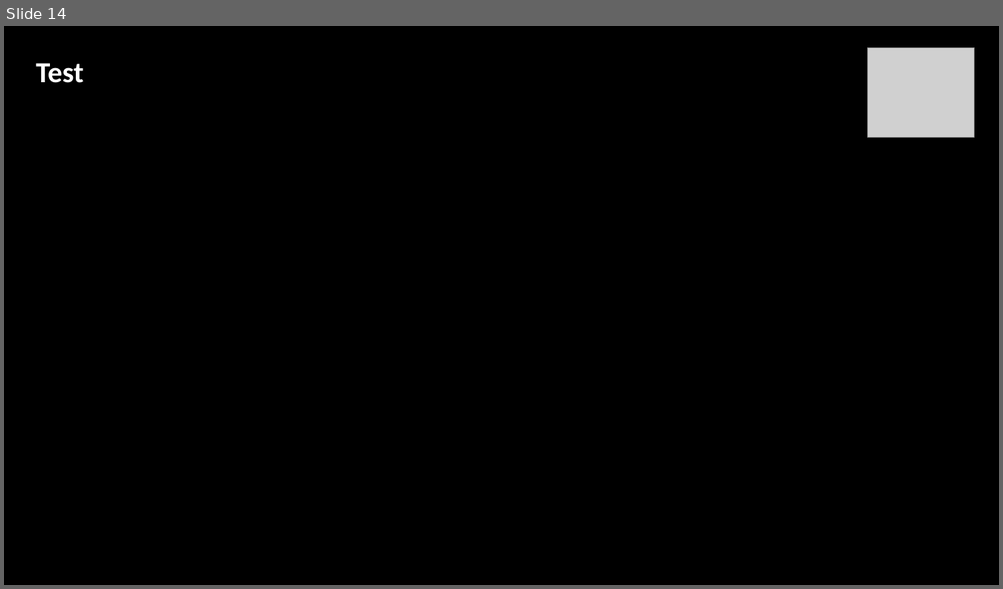
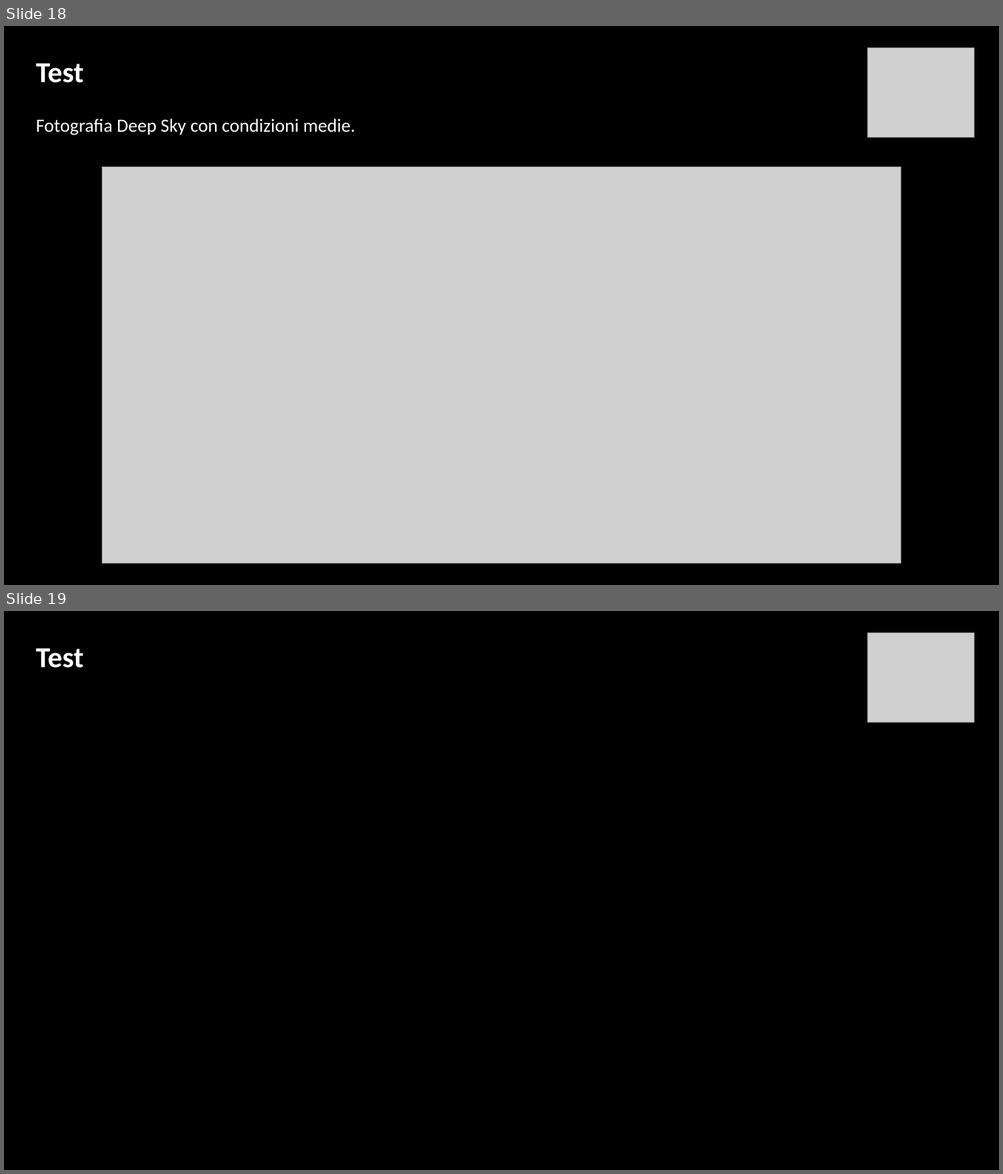
Before and after one commit to Ignazio-Emanuele-Picciche/AstrofotografiaModellistica, a slide deck: AstrofotografiaProgetto.pptx. Shown one above the other, each under a label of ours: slide 14 before the commit, slides 18 and 19 after it. The pictures are 1003x589 and 1003x1174 pixels, drawn with LibreOffice and Linux fonts; fonts in the diff are those of the drawing; grey boxes stand for pictures; background and template pictures are left out. Boxes give left, top, right and bottom in pixels: in the first picture for what was removed or moved away, otherwise in the second. Text is boxed around its words. In the diff, an @@ line names an element or a change of style, - is before the commit and + after.

Commit message:
implementati i casi di test del ppt

```diff
--- a/AstrofotografiaProgetto.pptx
+++ b/AstrofotografiaProgetto.pptx
@@ slide 18 added at (4,26,999,585), background picture (left out) @@
@@ picture added at (868,47,975,137) @@
@@ text added at (36,63,83,83), 28 pt, text #FFFFFF, bold @@
+Test
@@ text added at (36,118,356,136), 18 pt, text #FFFFFF @@
+Fotografia Deep Sky con condizioni medie.
@@ picture added at (102,167,901,564) @@
@@ what was slide 14 is now slide 19 @@
```
Also in this commit, not shown: 5 slides changed, 4 other slides added.
